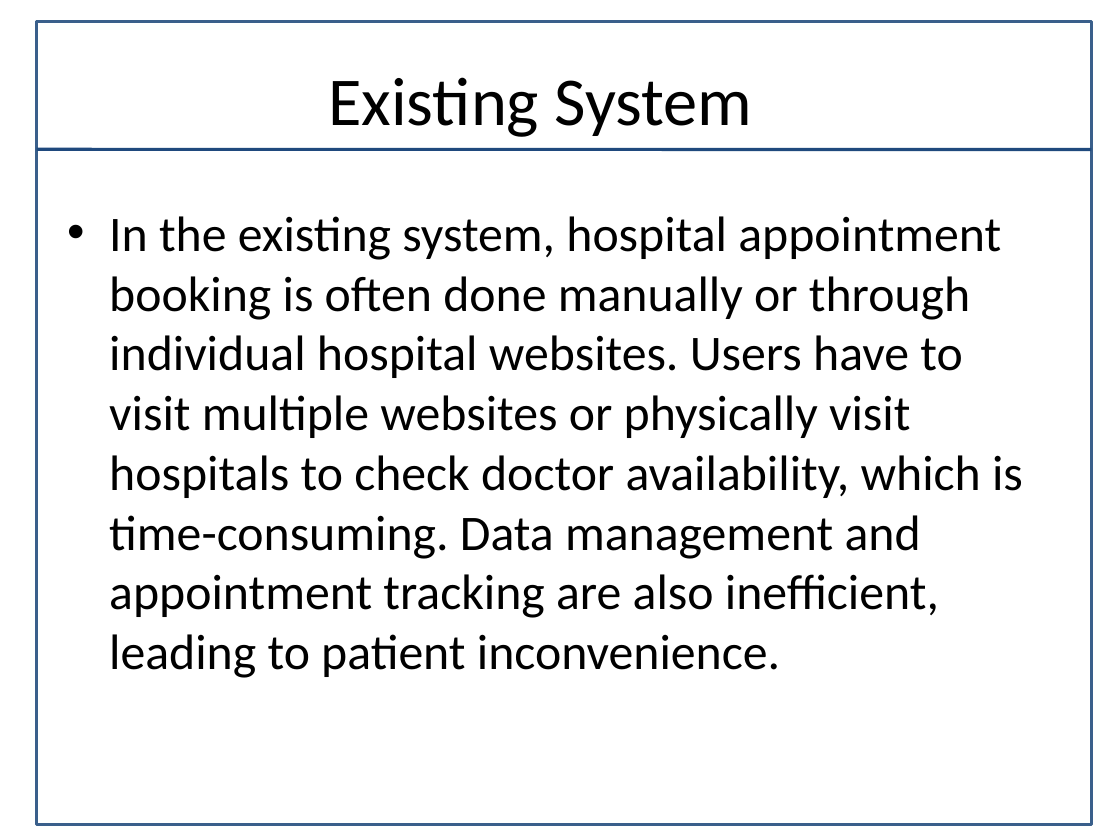
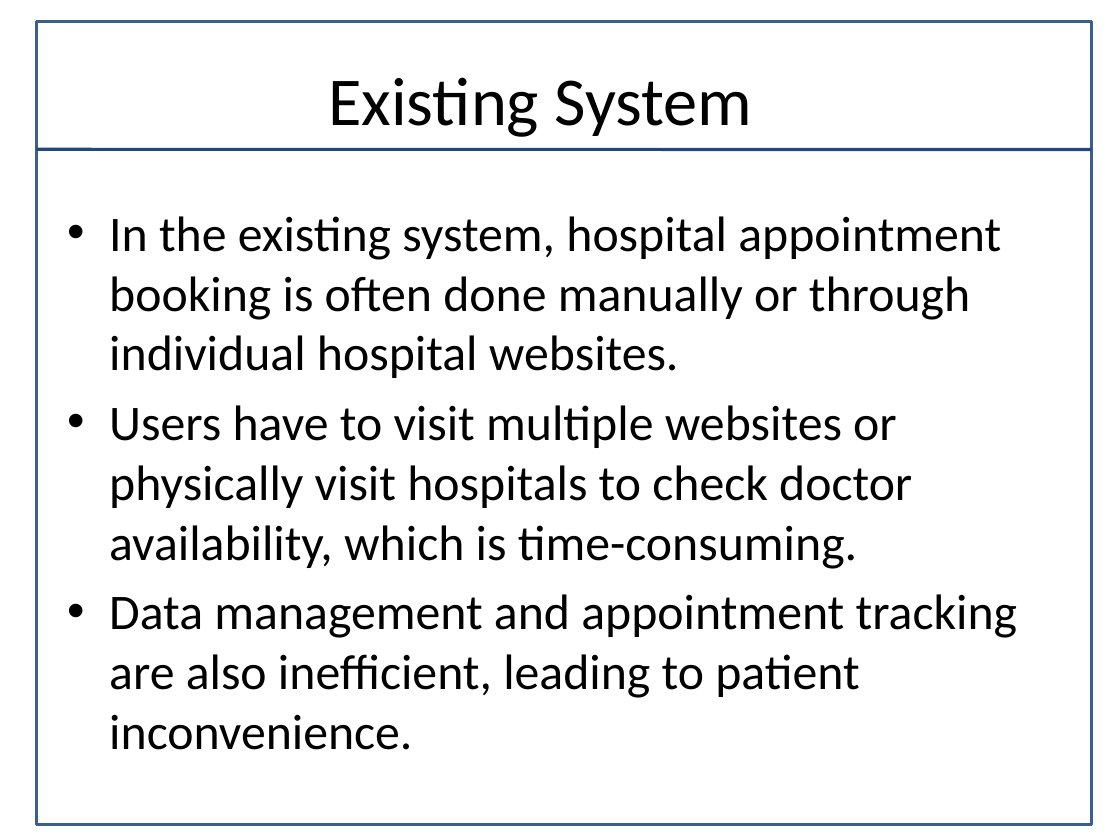
Before and after one commit to kookiebutter2105-pro/HealthCare-Hospital-Appointment-System, a slide deck: slide 4 of Hospital_Appointment_Booking_Presentation.pptx. Drawn at 1120x840 pixels with LibreOffice and Linux fonts; fonts in the diff are those of the drawing. Boxes give left, top, right and bottom in pixels: in the first picture for what was removed or moved away, otherwise in the second. Text is boxed around its words. In the diff, an @@ line names an element or a change of style, - is before the commit and + after.

```diff
--- a/Hospital_Appointment_Booking_Presentation.pptx
+++ b/Hospital_Appointment_Booking_Presentation.pptx
@@ text at <box>109,216,1017,750</box>: text changed @@
-• In the existing system, hospital appointment booking is often done manually or through individual hospital websites. Users have to visit multiple websites or physically visit hospitals to check doctor availability, which is time-consuming. Data management and appointment tracking are also inefficient, leading to patient inconvenience.
+• In the existing system, hospital appointment booking is often done manually or through individual hospital websites.
+• Users have to visit multiple websites or physically visit hospitals to check doctor availability, which is time-consuming.
+• Data management and appointment tracking are also inefficient, leading to patient inconvenience.
```
Also in this commit, not shown: 3 other slides changed.
